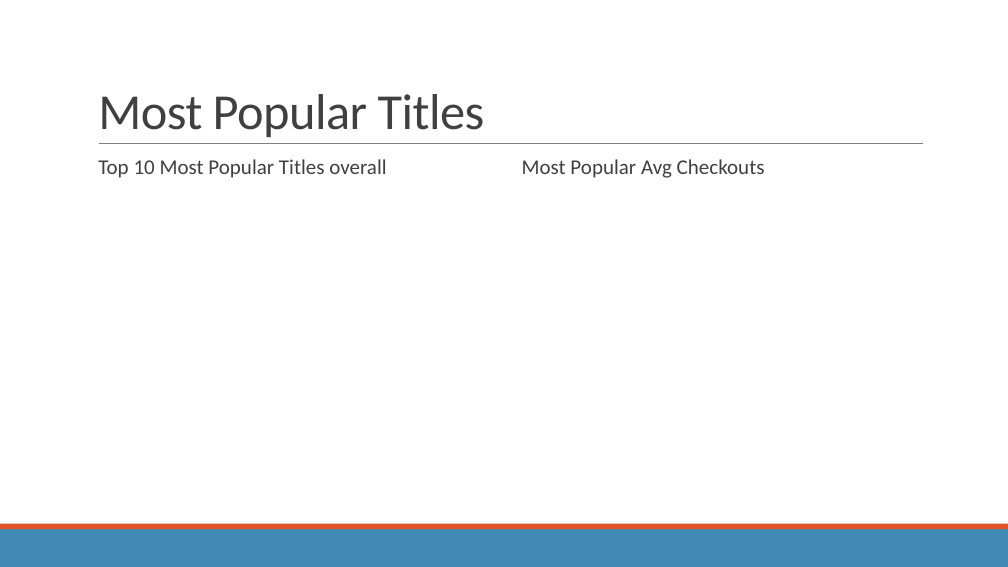
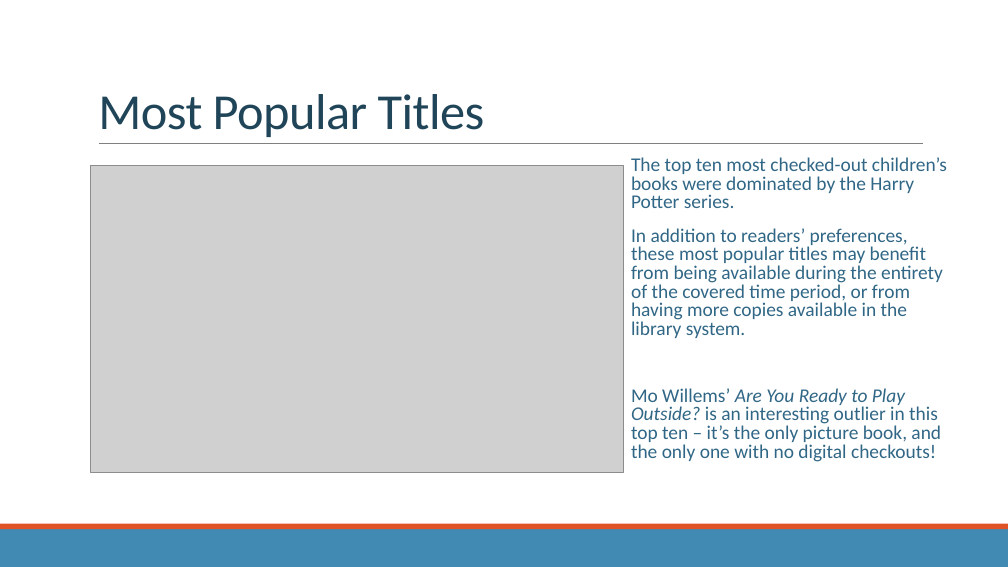
Before and after one commit to rm-pearson/NSS-capstone, a slide deck: slide 4 of presentation draft.pptx. Drawn at 1008x567 pixels with LibreOffice and Linux fonts; fonts in the diff are those of the drawing; grey boxes stand for pictures. Boxes give left, top, right and bottom in pixels: in the first picture for what was removed or moved away, otherwise in the second. Text is boxed around its words. In the diff, an @@ line names an element or a change of style, - is before the commit and + after.

```diff
--- a/presentation draft.pptx
+++ b/presentation draft.pptx
@@ title "Most Popular Titles" at box(98, 94, 485, 137): text colour #404040 to #20455A @@
@@ picture added at box(91, 166, 623, 472) @@
@@ text removed at box(98, 159, 386, 178) @@
-  Top 10 Most Popular Titles overall
@@ text at box(631, 157, 947, 462): text changed; size 20 to 18.5 pt; text colour #404040 to #316886 @@
-  Most Popular Avg Checkouts
+The top ten most checked-out children’s books were dominated by the Harry Potter series.
+In addition to readers’ preferences, these most popular titles may benefit from being available during the entirety of the covered time period, or from having more copies available in the library system.
+Mo Willems’ Are You Ready to Play Outside? is an interesting outlier in this top ten – it’s the only picture book, and the only one with no digital checkouts!
```
Also in this commit, not shown: 2 slides added, 2 slides removed, 6 other files.
